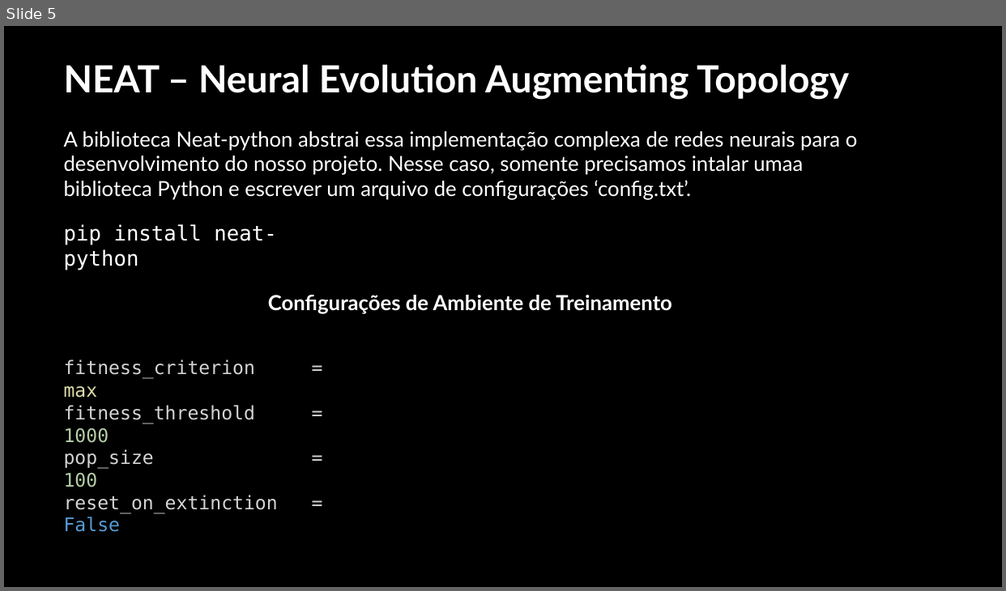
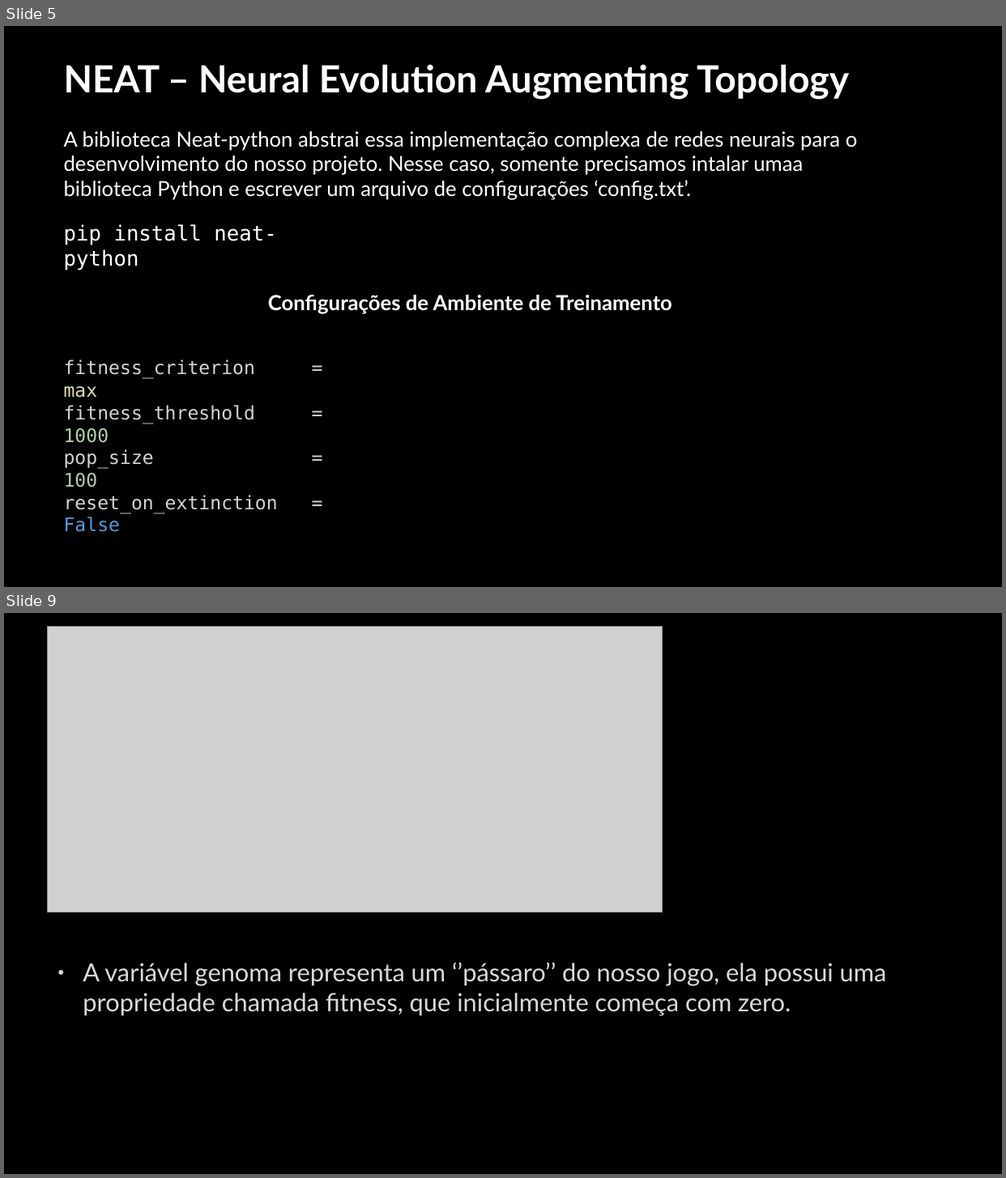
Before and after one commit to PedroPadilhaPortella/IAFlappyBird, a slide deck: FlappyBird.pptx. Shown one above the other, each under a label of ours: slide 5 before the commit, slides 5 and 9 after it; the slides between them are not shown. The pictures are 1006x591 and 1006x1178 pixels, drawn with LibreOffice and Linux fonts; fonts in the diff are those of the drawing; grey boxes stand for pictures; background and template pictures are left out. Boxes give left, top, right and bottom in pixels: in the first picture for what was removed or moved away, otherwise in the second. Text is boxed around its words. In the diff, an @@ line names an element or a change of style, - is before the commit and + after.

```diff
--- a/FlappyBird.pptx
+++ b/FlappyBird.pptx
@@ slide 9 added at (4,613,1002,1174), background picture (left out) @@
@@ picture added at (48,627,663,913) @@
@@ text added at (83,962,887,1016), 24 pt, text #DADADA @@
+• A variável genoma representa um ‘’pássaro’’ do nosso jogo, ela possui uma propriedade chamada fitness, que inicialmente começa com zero.
```
Also in this commit, not shown: 3 slides changed, 5 other slides added, 1 other file.
